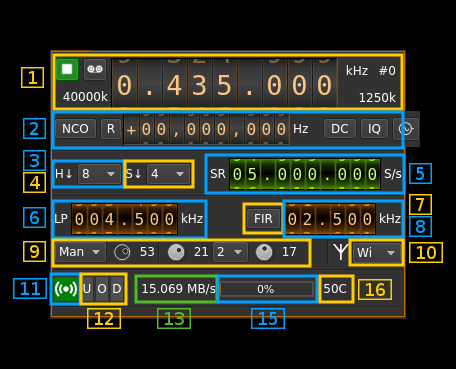
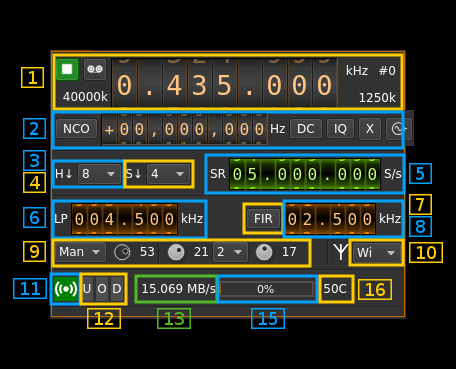
Comparing the layer stacks of the two 456 x 369 images. Changes:
renamed "Patch_04" to "Clipboard", painted on it over [54, 110, 420, 147]
